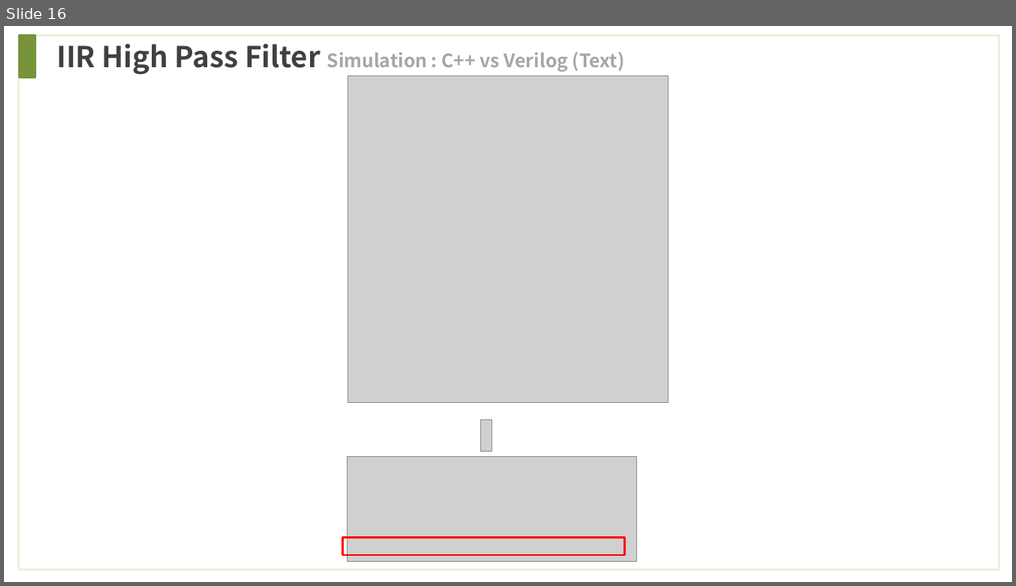
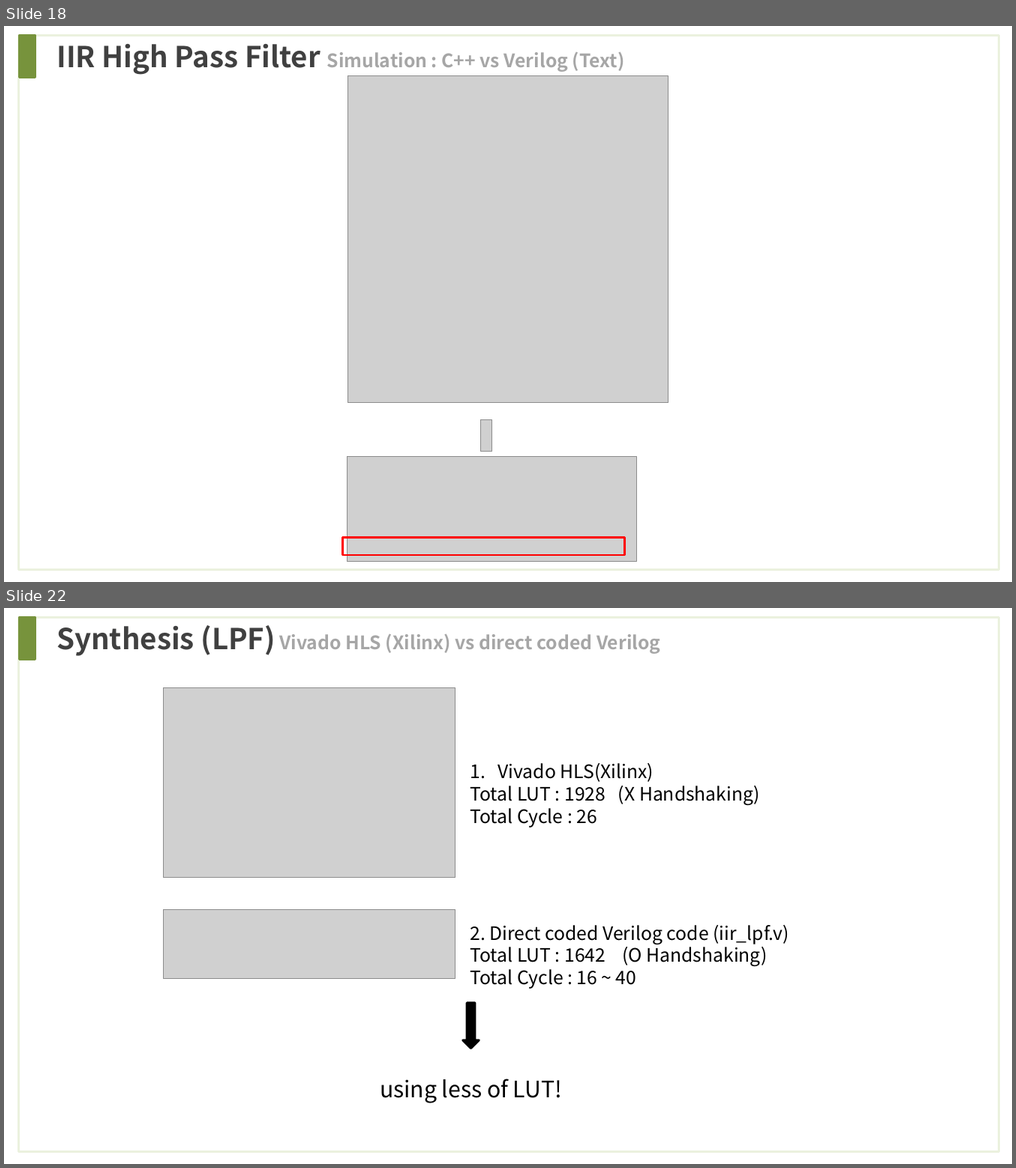
Before and after one commit to wjdwls0630/khu_sensor, a slide deck: reference/Filter/Filter_Test.pptx. Shown one above the other, each under a label of ours: slide 16 before the commit, slides 18 and 22 after it; the slides between them are not shown. The pictures are 1016x586 and 1016x1168 pixels, drawn with LibreOffice and Linux fonts; fonts in the diff are those of the drawing; grey boxes stand for pictures. Boxes give left, top, right and bottom in pixels: in the first picture for what was removed or moved away, otherwise in the second. Text is boxed around its words. In the diff, an @@ line names an element or a change of style, - is before the commit and + after.

```diff
--- a/reference/Filter/Filter_Test.pptx
+++ b/reference/Filter/Filter_Test.pptx
@@ slide 22 added at <box>4,608,1012,1164</box>, background #FFFFFF @@
@@ rectangle added at <box>18,617,998,1152</box>, outline #EBF1DE 2.25 pt @@
@@ rectangle added at <box>20,617,36,659</box>, fill #77933C, outline #77933C 2 pt @@
@@ text added at <box>56,625,661,656</box>, 18 pt, text #A6A6A6, bold @@
+Synthesis (LPF) Vivado HLS (Xilinx) vs direct coded Verilog
@@ picture added at <box>163,688,455,878</box> @@
@@ text added at <box>470,763,760,828</box>, 18 pt, text #000000 @@
+1. Vivado HLS(Xilinx)
+Total LUT : 1928 (X Handshaking)
+Total Cycle : 26
@@ picture added at <box>163,910,455,978</box> @@
@@ text added at <box>470,925,788,989</box>, 18 pt, text #000000 @@
+2. Direct coded Verilog code (iir_lpf.v)
+Total LUT : 1642 (O Handshaking)
+Total Cycle : 16 ~ 40
@@ right arrow added at <box>463,1003,479,1048</box>, fill #000000, outline #000000 2 pt @@
@@ text added at <box>380,1079,562,1104</box>, 22 pt, text #000000 @@
+using less of LUT!
@@ what was slide 16 is now slide 18 @@
```
Also in this commit, not shown: 2 slides changed, 5 other slides added, 3 slides removed, 1 other file.
